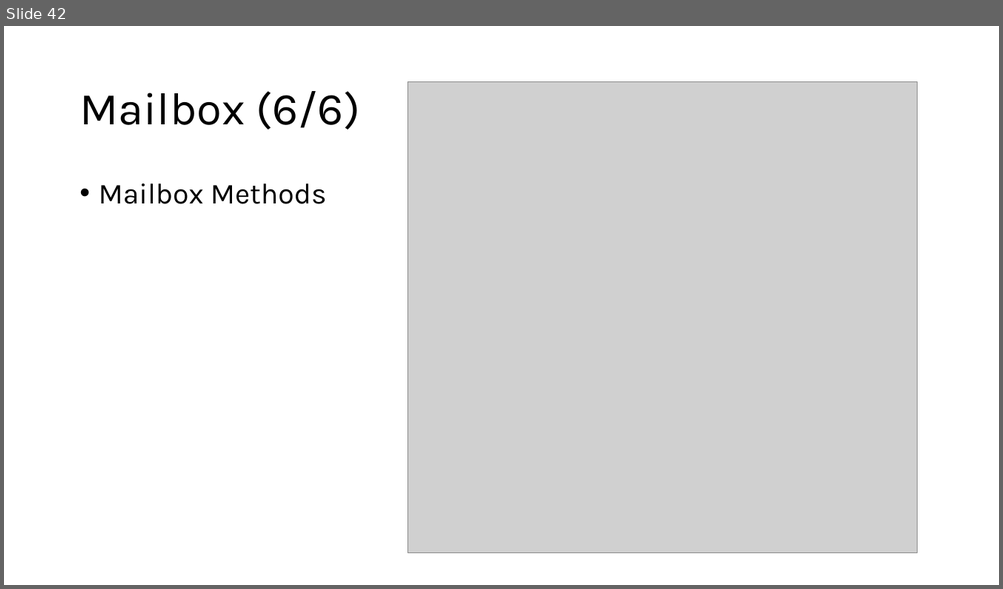
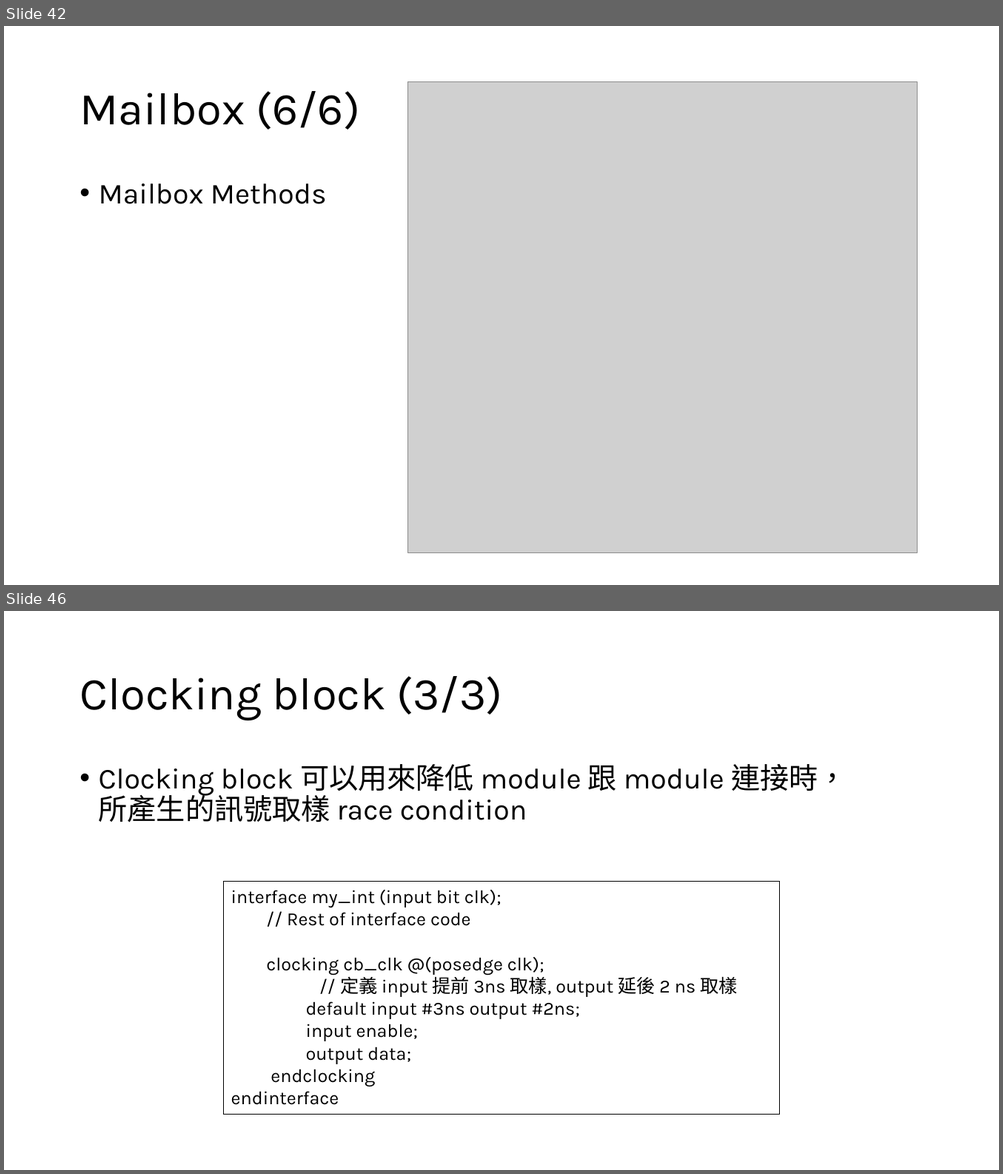
Before and after one commit to s9001055/DV_learning, a slide deck: SystemVerilog_語法學習.pptx. Shown one above the other, each under a label of ours: slide 42 before the commit, slides 42 and 46 after it; the slides between them are not shown. The pictures are 1003x589 and 1003x1174 pixels, drawn with LibreOffice and Linux fonts; fonts in the diff are those of the drawing; grey boxes stand for pictures. Boxes give left, top, right and bottom in pixels: in the first picture for what was removed or moved away, otherwise in the second. Text is boxed around its words. In the diff, an @@ line names an element or a change of style, - is before the commit and + after.

Commit message:
Add: interface example code 1. Add interface 2. Add modport 3. Add clocking block 4. modify SystemVerilog_語法學習.pptx

```diff
--- a/SystemVerilog_語法學習.pptx
+++ b/SystemVerilog_語法學習.pptx
@@ slide 46 added at [4,611,999,1170], background #FFFFFF @@
@@ title added at [79,676,503,721], 44 pt, text #000000 @@
+Clocking block (3/3)
@@ text added at [99,764,847,823], 28 pt, text #000000 @@
+• Clocking block 可以用來降低 module 跟 module 連接時，
+  所產生的訊號取樣 race condition
@@ rectangle added at [223,881,779,1115], outline #000000 0.75 pt, 18 pt, text #000000 @@
+interface my_int (input bit clk);
+// Rest of interface code
+clocking cb_clk @(posedge clk);
+// 定義 input 提前 3ns 取樣, output 延後 2 ns 取樣
+default input #3ns output #2ns;
+input enable;
+output data;
+endclocking
+endinterface
```
Also in this commit, not shown: 2 slides changed, 2 other slides added, 3 other files.
